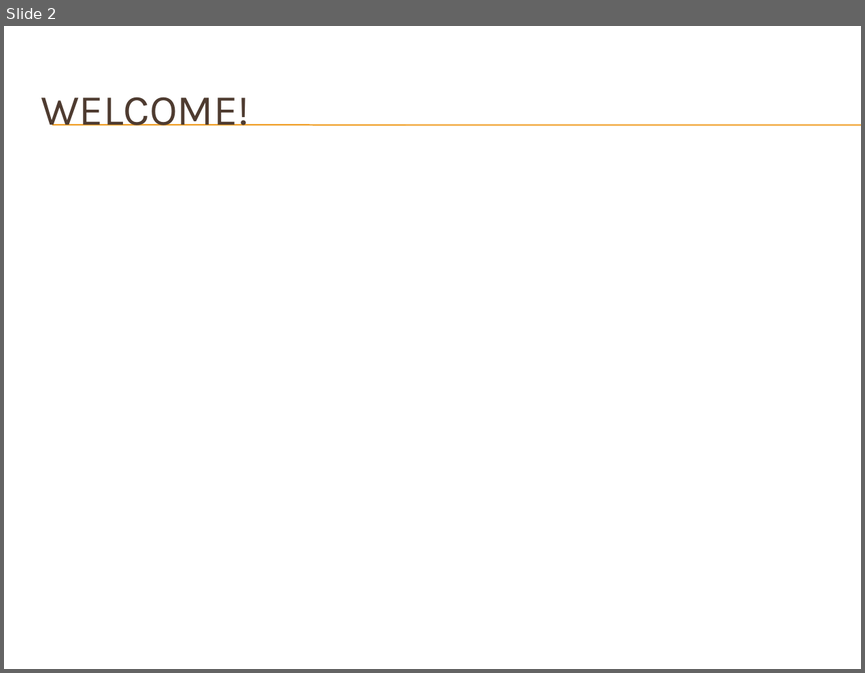
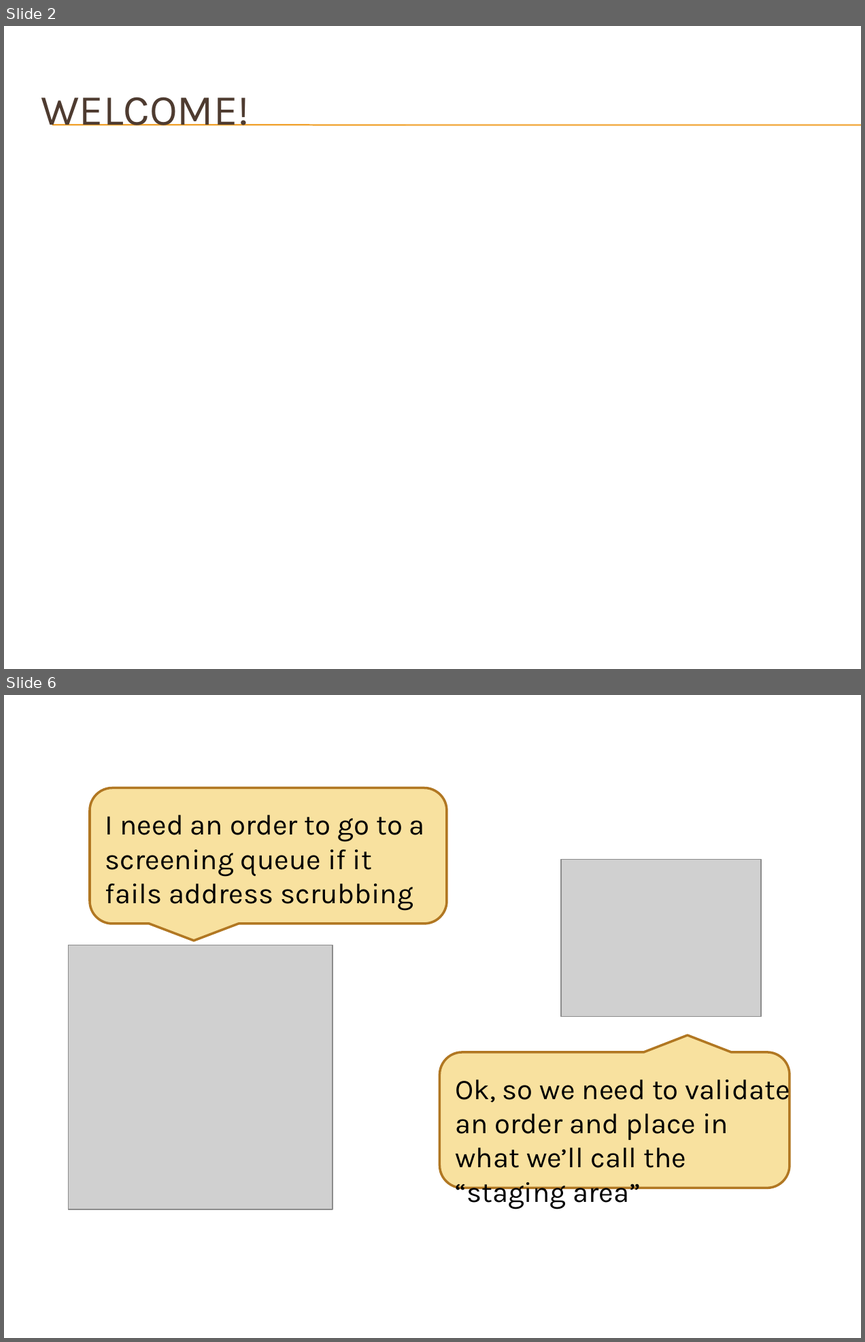
Before and after one commit to schambers/presentations, a slide deck: software-design-evolution/presentation/software-design-evolution.pptx. Shown one above the other, each under a label of ours: slide 2 before the commit, slides 2 and 6 after it; the slides between them are not shown. The pictures are 865x673 and 865x1342 pixels, drawn with LibreOffice and Linux fonts; fonts in the diff are those of the drawing; grey boxes stand for pictures; background and template pictures are left out. Boxes give left, top, right and bottom in pixels: in the first picture for what was removed or moved away, otherwise in the second. Text is boxed around its words. In the diff, an @@ line names an element or a change of style, - is before the commit and + after.

```diff
--- a/software-design-evolution/presentation/software-design-evolution.pptx
+++ b/software-design-evolution/presentation/software-design-evolution.pptx
@@ slide 6 added at [4,695,861,1338], background #FFFFFF @@
@@ rounded speech box added at [90,787,447,923], fill #F8E19F, outline #B27822 2 pt @@
@@ text added at [105,815,425,911], 24 pt, text #000000 @@
+I need an order to go to a
+screening queue if it fails address scrubbing
@@ picture added at [561,860,761,1016] @@
@@ picture added at [68,945,332,1209] @@
@@ rounded speech box added at [439,1052,789,1187], fill #F8E19F, outline #B27822 2 pt @@
@@ text added at [455,1073,790,1209], 24 pt, text #000000 @@
+Ok, so we need to validate an order and place in what we’ll call the “staging area”
```
Also in this commit, not shown: 2 slides changed, 8 other slides added, 2 slides removed, 2 other files.
